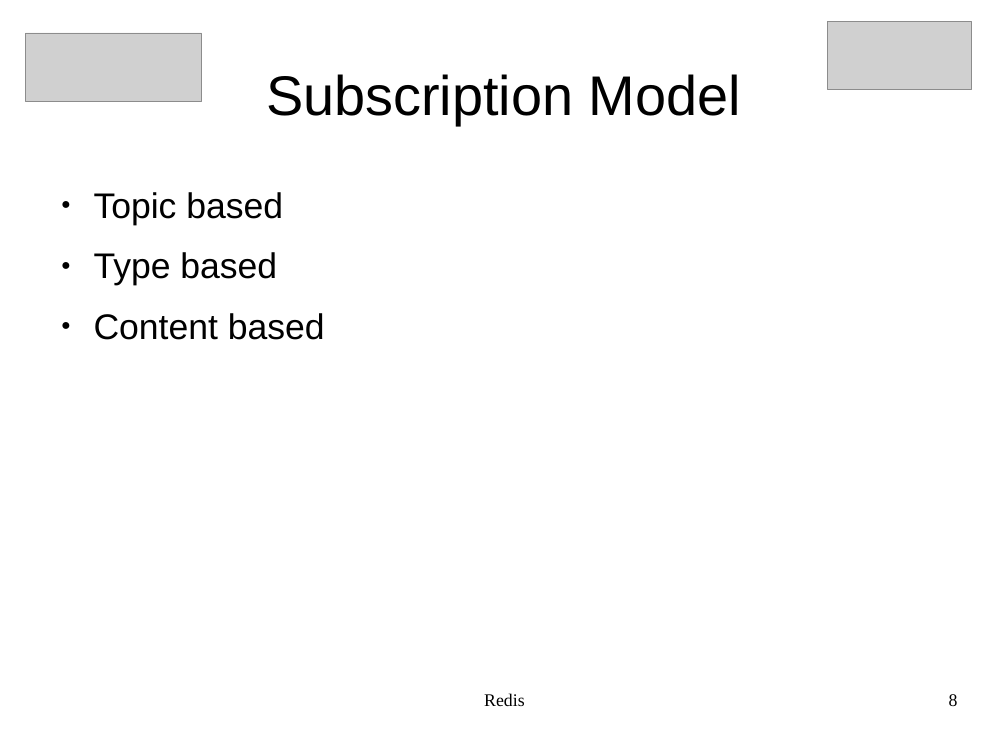
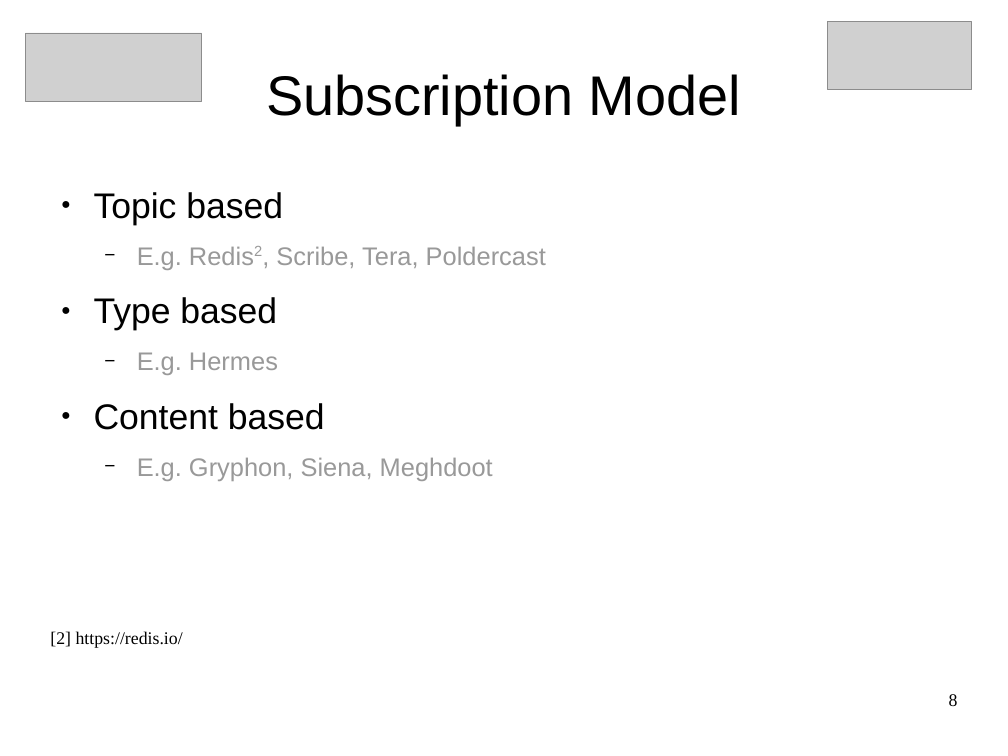
Before and after one commit to JGAntunes/pulsarcast, a slide deck: slide 8 of project-report/presentation.odp. Drawn at 1008x756 pixels with LibreOffice and Linux fonts; fonts in the diff are those of the drawing; grey boxes stand for pictures. Boxes give left, top, right and bottom in pixels: in the first picture for what was removed or moved away, otherwise in the second. Text is boxed around its words. In the diff, an @@ line names an element or a change of style, - is before the commit and + after.

Commit message:
presentation: detail subscriptions models and intro to overlays

```diff
--- a/project-report/presentation.odp
+++ b/project-report/presentation.odp
@@ text at <box>137,246,546,270</box>: paragraph added @@
+  − E.g. Redis2, Scribe, Tera, Poldercast
@@ text at <box>137,352,278,375</box>: paragraph added @@
+  − E.g. Hermes
@@ text at <box>137,457,493,481</box>: paragraph added @@
+  − E.g. Gryphon, Siena, Meghdoot
@@ text at <box>50,631,183,648</box>: text changed @@
-Redis
+[2] https://redis.io/
```
Also in this commit, not shown: 8 other slides changed, 5 slides added, 1 slide removed, 1 other file.
